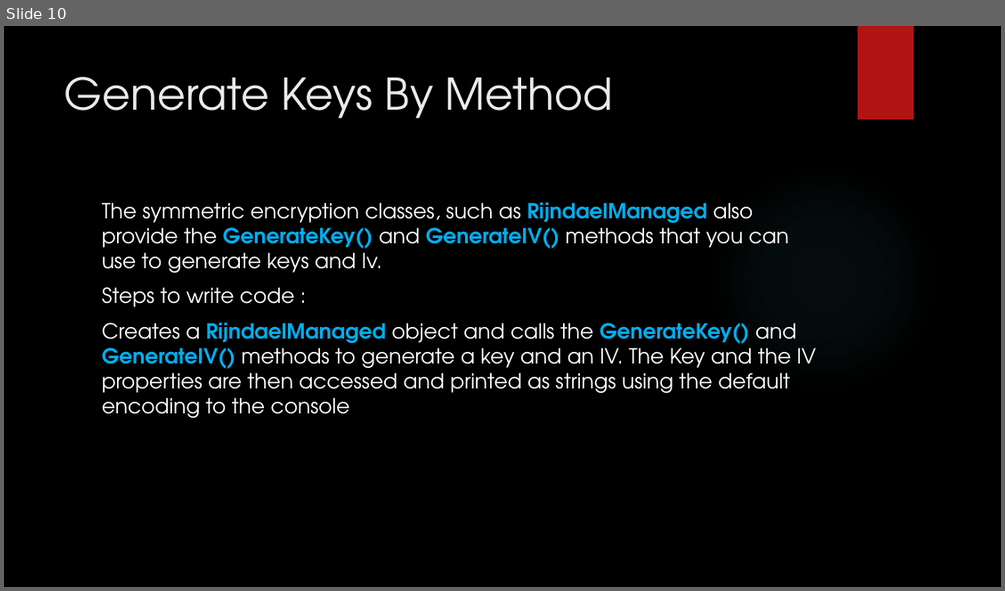
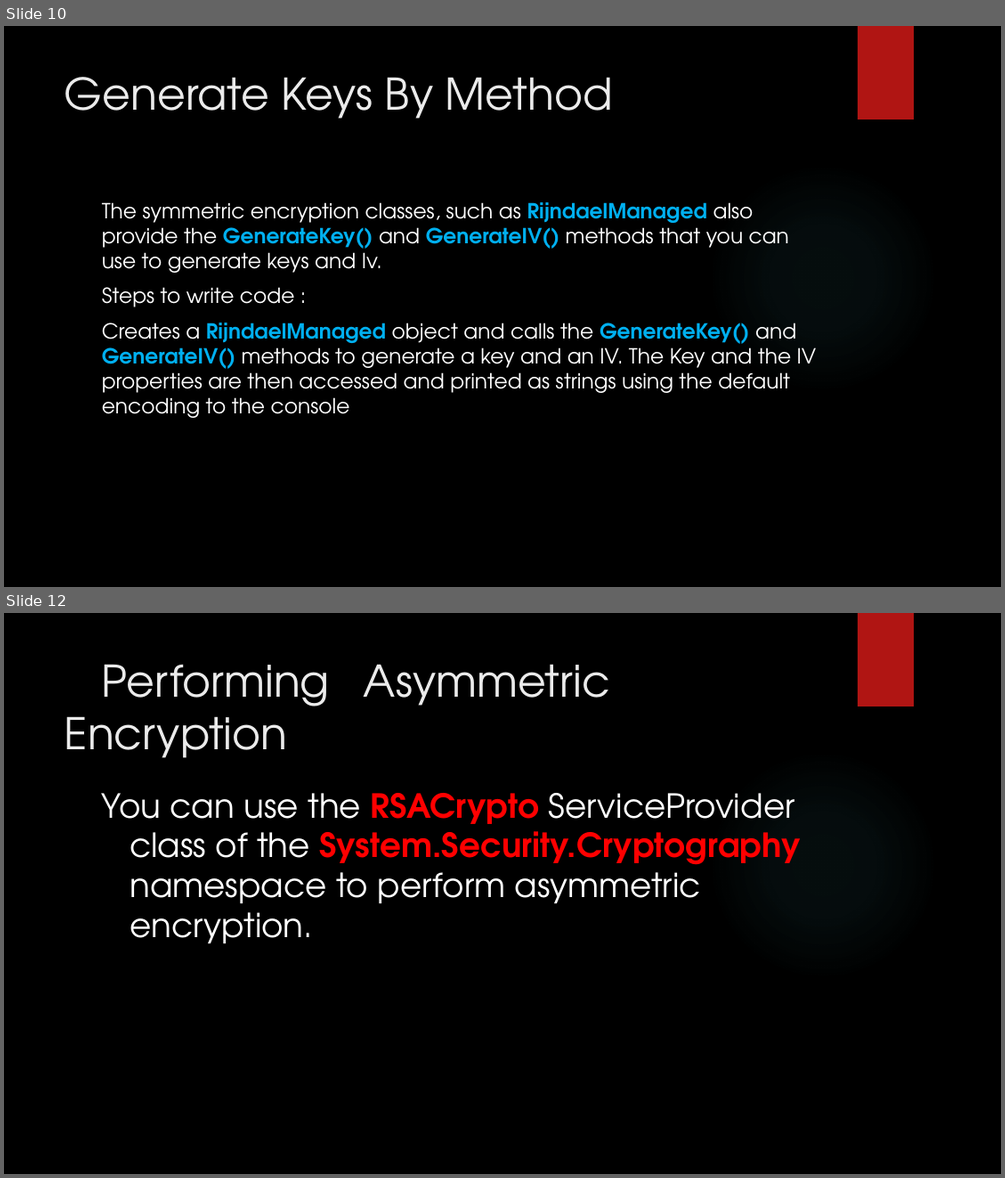
Before and after one commit to Salmanmasood/Cryptography, a slide deck: Encrypting and Decrypting Data.pptx. Shown one above the other, each under a label of ours: slide 10 before the commit, slides 10 and 12 after it; the slides between them are not shown. The pictures are 1005x591 and 1005x1178 pixels, drawn with LibreOffice and Linux fonts; fonts in the diff are those of the drawing; background and template pictures are left out. Boxes give left, top, right and bottom in pixels: in the first picture for what was removed or moved away, otherwise in the second. Text is boxed around its words. In the diff, an @@ line names an element or a change of style, - is before the commit and + after.

```diff
--- a/Encrypting and Decrypting Data.pptx
+++ b/Encrypting and Decrypting Data.pptx
@@ slide 12 added at bbox=[4, 613, 1001, 1174], background picture (left out); not listed: 2 template elements that a slide beside it also shows @@
@@ title added at bbox=[65, 664, 610, 758], 42 pt, text #EBEBEB @@
+Performing Asymmetric Encryption
@@ text added at bbox=[102, 793, 801, 944], 32 pt, text #FFFFFF @@
+You can use the RSACrypto ServiceProvider class of the System.Security.Cryptography namespace to perform asymmetric encryption.
```
Also in this commit, not shown: 1 slide changed, 2 other slides added.
